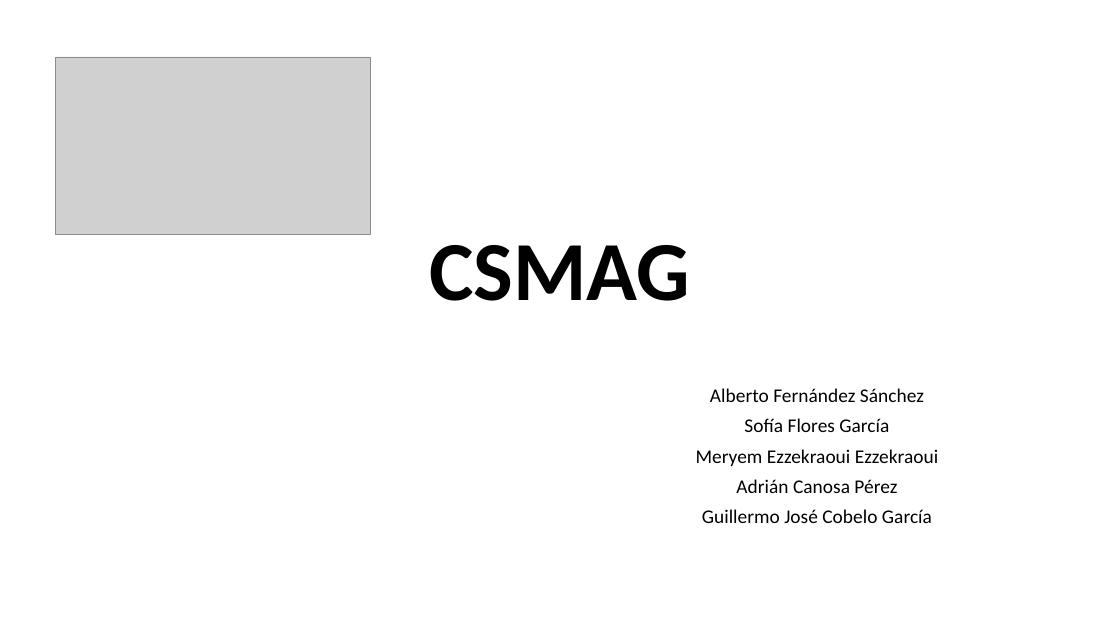
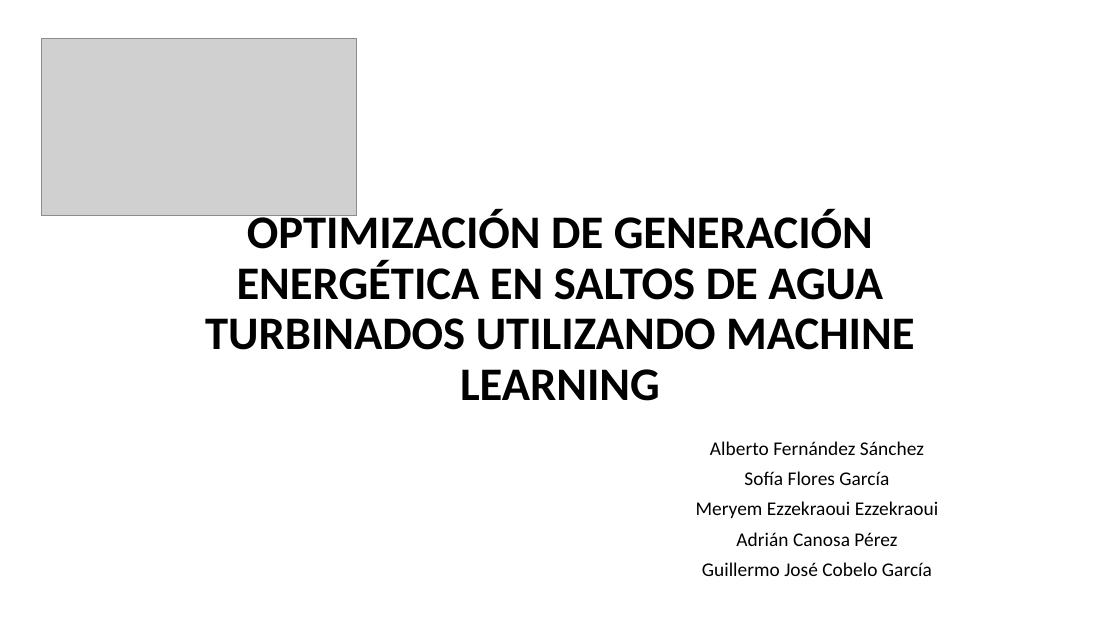
Before and after one commit to AlbertoGCID/XPED, a slide deck: slide 1 of CSMAG.pptx. Drawn at 1120x630 pixels with LibreOffice and Linux fonts; fonts in the diff are those of the drawing; grey boxes stand for pictures. Boxes give left, top, right and bottom in pixels: in the first picture for what was removed or moved away, otherwise in the second. Text is boxed around its words. In the diff, an @@ line names an element or a change of style, - is before the commit and + after.

```diff
--- a/CSMAG.pptx
+++ b/CSMAG.pptx
@@ picture: place and size @@
-picture at [55, 57, 371, 234]
+picture at [41, 39, 356, 216]
@@ title at [205, 209, 914, 401]: text changed; size 72 to 40 pt @@
-CSMAG
+OPTIMIZACIÓN DE GENERACIÓN ENERGÉTICA EN SALTOS DE AGUA TURBINADOS UTILIZANDO MACHINE LEARNING
@@ subtitle "Alberto Fernández Sánchez": place and size @@
-subtitle "Alberto Fernández Sánchez" at [696, 388, 939, 523]
+subtitle "Alberto Fernández Sánchez" at [696, 441, 939, 576]
```
